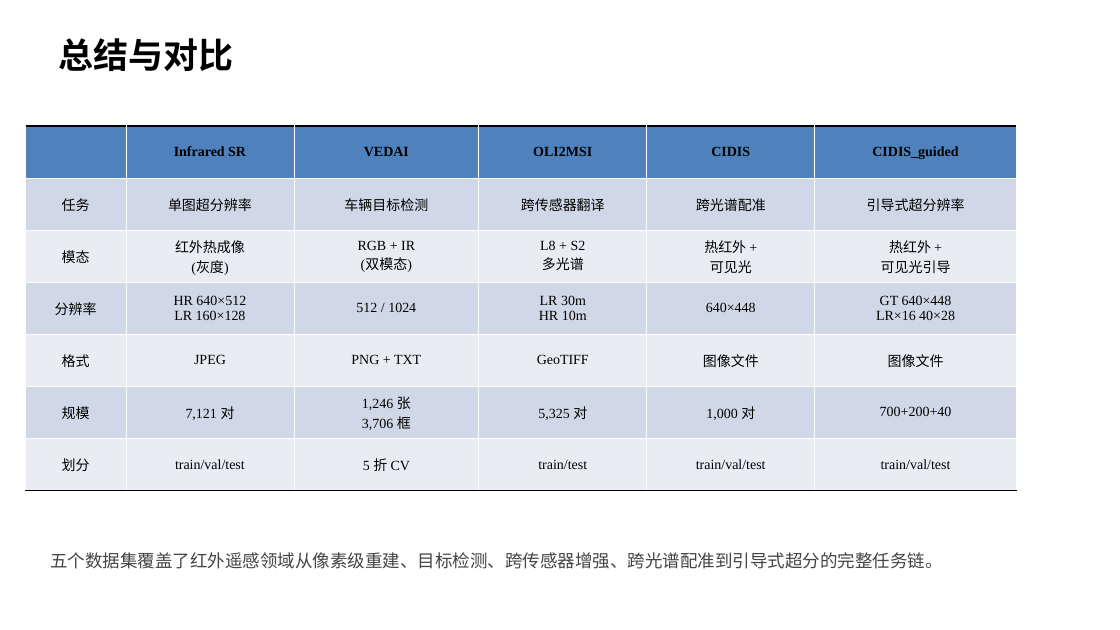
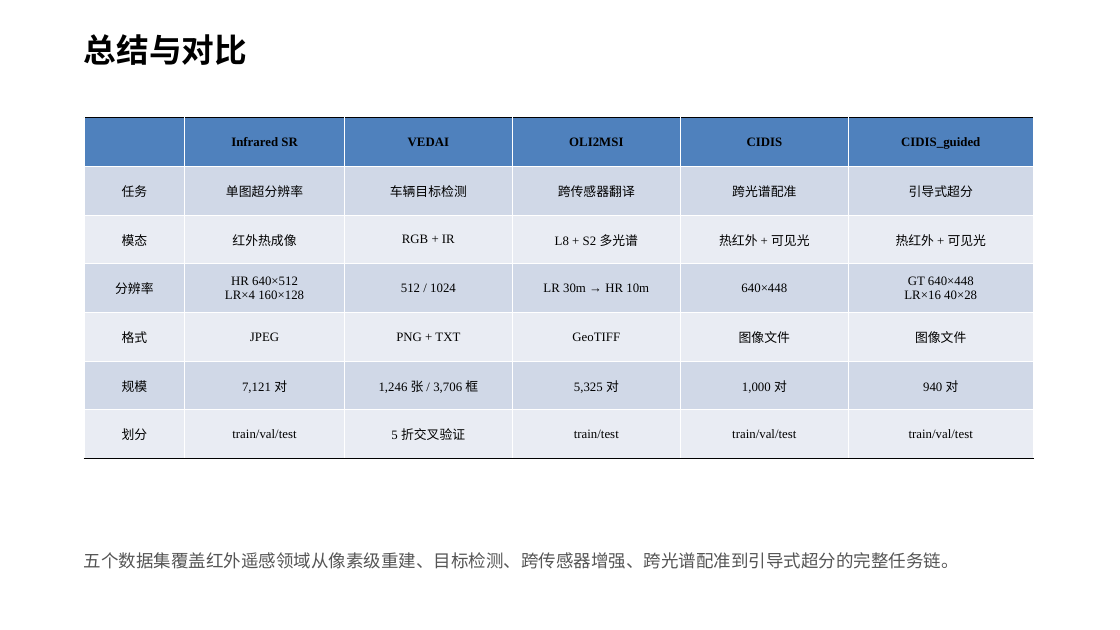
Before and after one commit to ZaxWave/InfraredSR, a slide deck: slide 8 of ppts/InfraredSR_Datasets_Overview.pptx. Drawn at 1120x630 pixels with LibreOffice and Linux fonts; fonts in the diff are those of the drawing. Boxes give left, top, right and bottom in pixels: in the first picture for what was removed or moved away, otherwise in the second. Text is boxed around its words. In the diff, an @@ line names an element or a change of style, - is before the commit and + after.

```diff
--- a/ppts/InfraredSR_Datasets_Overview.pptx
+++ b/ppts/InfraredSR_Datasets_Overview.pptx
@@ text "总结与对比": place and size @@
-text "总结与对比" at (59,38,234,71)
+text "总结与对比" at (84,34,247,65)
@@ text "总结与对比" at (84,34,247,65): size 30 to 28 pt @@
@@ table at (84,118,1033,459) @@
-row 2, column 6: 引导式超分辨率
+row 2, column 6: 引导式超分
-row 3: 模态 | 红外热成像 / (灰度) | RGB + IR / (双模态) | L8 + S2 / 多光谱 | 热红外 + / 可见光 | 热红外 + / 可见光引导
+row 3: 模态 | 红外热成像 | RGB + IR | L8 + S2 多光谱 | 热红外 + 可见光 | 热红外 + 可见光
-row 4, column 2: HR 640×512 / LR 160×128
+row 4, column 2: HR 640×512 / LR×4 160×128
-row 4, column 4: LR 30m / HR 10m
+row 4, column 4: LR 30m → HR 10m
-row 6, column 6: 700+200+40
+row 6, column 6: 940 对
-row 7, column 3: 5 折 CV
+row 7, column 3: 5 折交叉验证
@@ size 12 to 11 pt in "Infrared SR", "VEDAI", "OLI2MSI", "CIDIS" and 28 more places @@
@@ table: place and size @@
-table at (25,126,1017,491)
+table at (84,118,1033,459)
@@ text at (84,552,959,569): text changed; text colour #444444 to #555555 @@
-五个数据集覆盖了红外遥感领域从像素级重建、目标检测、跨传感器增强、跨光谱配准到引导式超分的完整任务链。
+五个数据集覆盖红外遥感领域从像素级重建、目标检测、跨传感器增强、跨光谱配准到引导式超分的完整任务链。
```
Also in this commit, not shown: 7 other slides changed, 2 other files.
